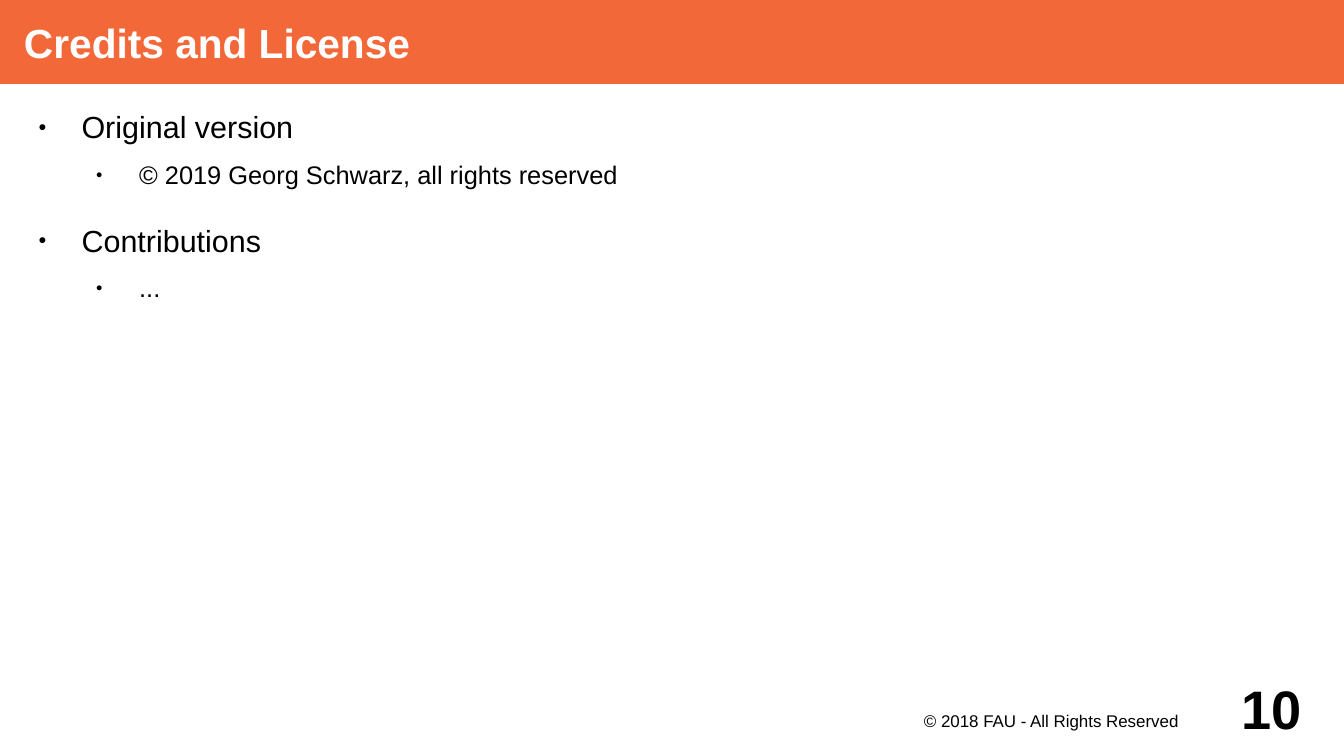
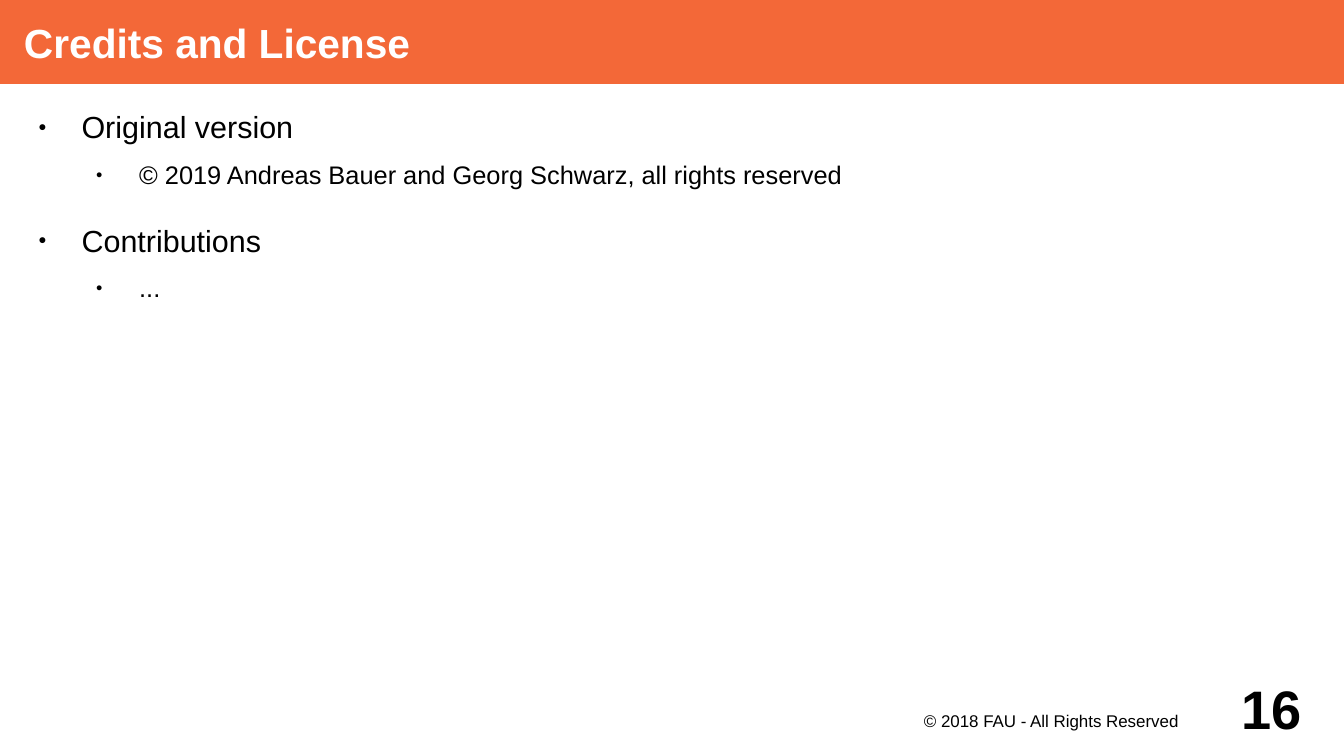
Before and after one commit to dirkriehle/adap-course, a slide deck: slide 16 of Lecture Slides/ADAP Z01 - Containerization.odp (slide 10 before the commit). Drawn at 1344x756 pixels with LibreOffice and Linux fonts; fonts in the diff are those of the drawing. Boxes give left, top, right and bottom in pixels: in the first picture for what was removed or moved away, otherwise in the second. Text is boxed around its words. In the diff, an @@ line names an element or a change of style, - is before the commit and + after.

```diff
--- a/Lecture Slides/ADAP Z01 - Containerization.odp
+++ b/Lecture Slides/ADAP Z01 - Containerization.odp
@@ text at [165,165,842,189]: text changed @@
-  ● © 2019 Georg Schwarz, all rights reserved
+  ● © 2019 Andreas Bauer and Georg Schwarz, all rights reserved
@@ page number at [1242,691,1302,730]: text changed @@
-10
+16
```
Also in this commit, not shown: 5 other slides changed, 6 slides added.
